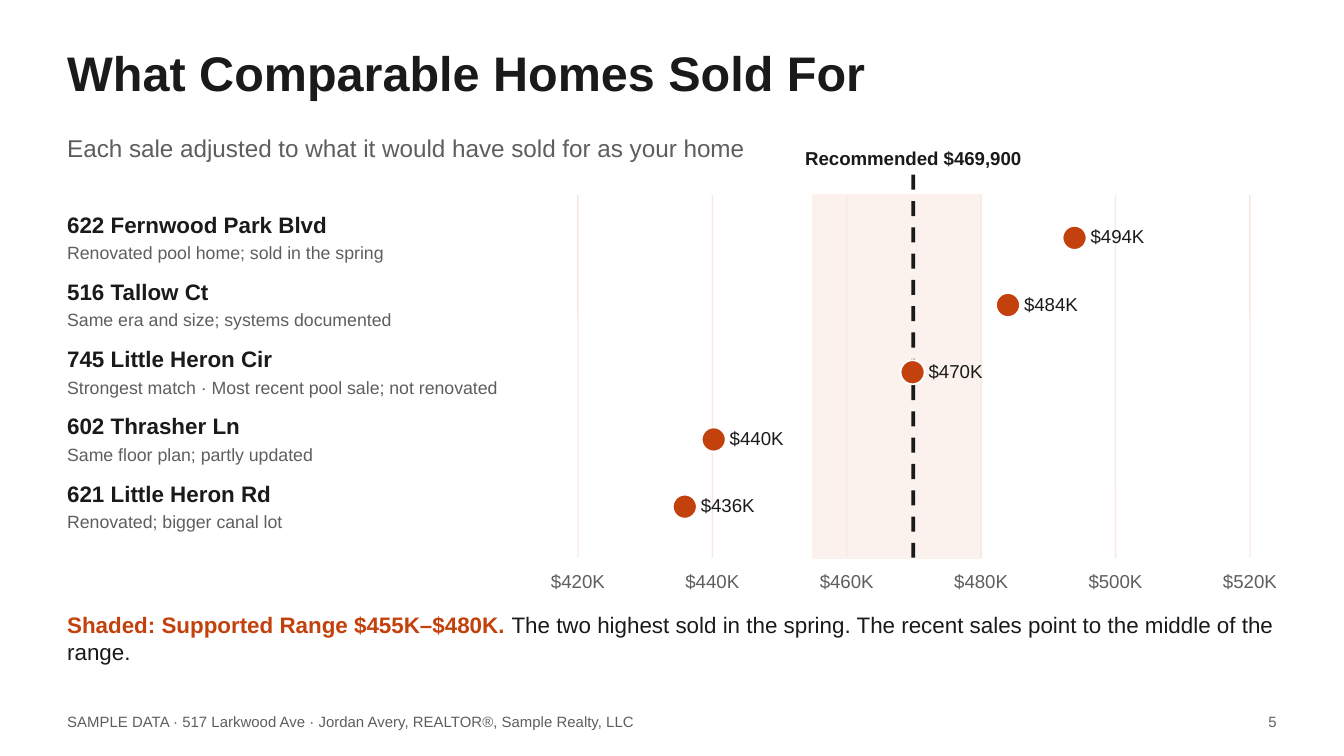
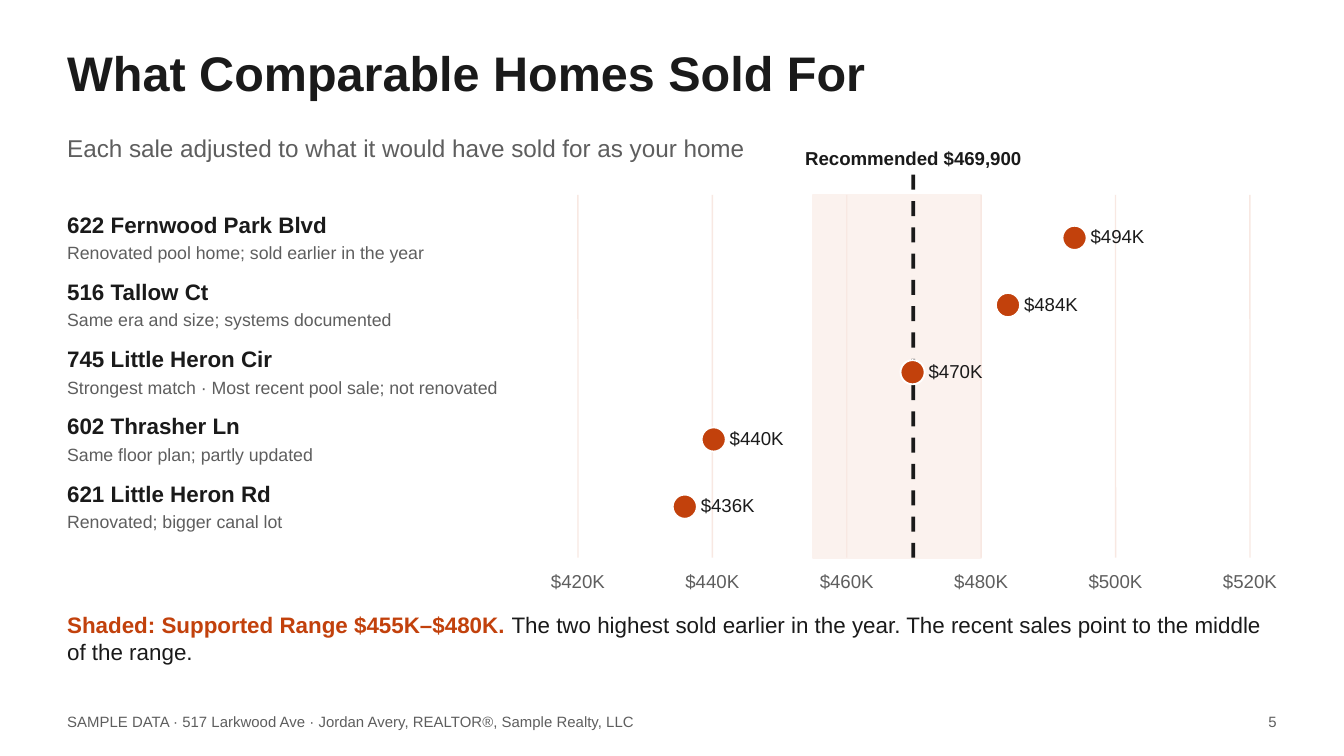
Before and after one commit to axelrivera/real-estate-skills, a slide deck: slide 5 of samples/seller-cma/517-Larkwood-Ave-Listing-Presentation.pptx. Drawn at 1344x756 pixels with LibreOffice and Linux fonts; fonts in the diff are those of the drawing. Boxes give left, top, right and bottom in pixels: in the first picture for what was removed or moved away, otherwise in the second. Text is boxed around its words. In the diff, an @@ line names an element or a change of style, - is before the commit and + after.

```diff
--- a/samples/seller-cma/517-Larkwood-Ave-Listing-Presentation.pptx
+++ b/samples/seller-cma/517-Larkwood-Ave-Listing-Presentation.pptx
@@ text at <box>67,246,424,263</box>: text changed @@
-Renovated pool home; sold in the spring
+Renovated pool home; sold earlier in the year
@@ text at <box>67,616,1261,665</box>: text changed @@
-Shaded: Supported Range $455K–$480K. The two highest sold in the spring. The recent sales point to the middle of the range.
+Shaded: Supported Range $455K–$480K. The two highest sold earlier in the year. The recent sales point to the middle of the range.
```
Also in this commit, not shown: 7 other slides changed, 7 other files.
